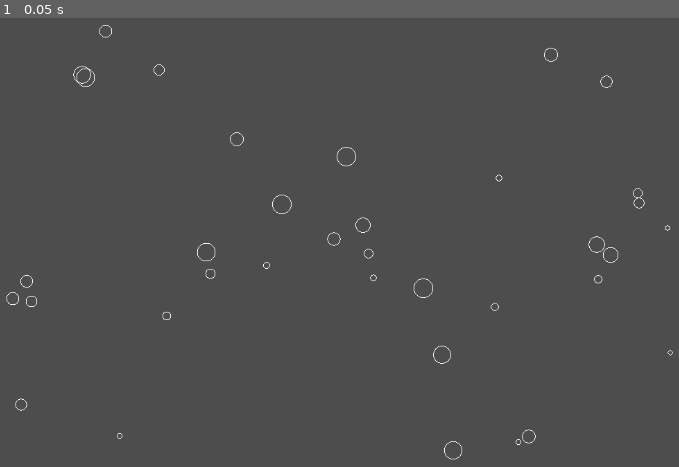
Above: before the commit, frame 1.
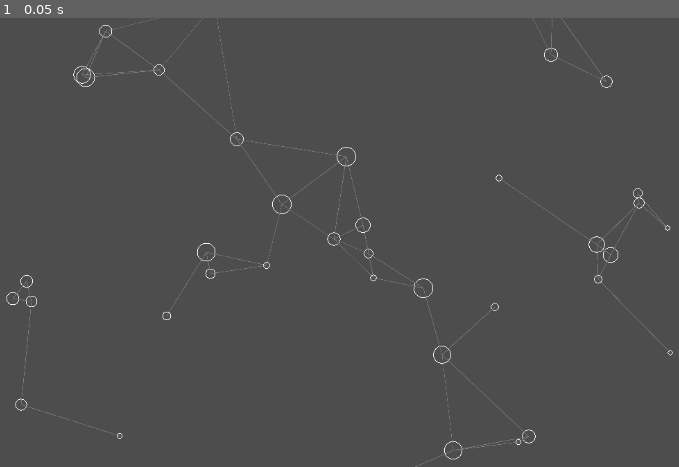
Above: after the commit, the same moment.

Repository: Trylobot/space_strategy_game
Game: Godot game, scene res://starfield.tscn
Two runs of this game, one before a commit and one after it. Both use one fixed random seed, a clock stepped at 60 frames per second and the inputs below.
Inputs:
- Up to frame 1 (0.05 s): no input

The runs differ from the first frame. In frame 1, 0.4% of the frame differs, in the area x 1-99%, y 0-100%.

Commit message:
added additional spacelanes for larger stars

Diff:
--- /dev/null
+++ b/spacelane.gd
@@ -0,0 +1,14 @@
+extends Sprite2D
+
+var s0
+var s1
+
+
+# Called when the node enters the scene tree for the first time.
+func _ready() -> void:
+	pass # Replace with function body.
+
+
+# Called every frame. 'delta' is the elapsed time since the previous frame.
+func _process(delta: float) -> void:
+	pass
--- /dev/null
+++ b/spacelane.tscn
@@ -0,0 +1,6 @@
+[gd_scene load_steps=2 format=3 uid="uid://7lpqbd0gjc4g"]
+
+[ext_resource type="Script" path="res://spacelane.gd" id="1_sk1ga"]
+
+[node name="Spacelane" type="Sprite2D"]
+script = ExtResource("1_sk1ga")
--- a/starfield.gd
+++ b/starfield.gd
@@ -12,9 +12,10 @@
 var default_font_size = ThemeDB.fallback_font_size
 
 @onready var star_scene = load("res://star.tscn")
+@onready var spacelane_scene = load("res://spacelane.tscn")
 
-var stars = []
-var star_lanes = []
+#var stars = []
+#var star_lanes = []
 
 func _ready():
 	randomize() # Seed the random number generator
@@ -25,11 +26,8 @@
 func _draw():
 	for star in $Starmap.get_children():
 		draw_circle( star.position, star.size, STAR_COLOR, false )
-	#for s in star_lanes:
-		#draw_line(stars[s.s0].position, stars[s.s1].position, STARLANE_COLOR, 0.25, true)
-	#for star in stars:
-		#draw_circle(star.position, star.size, STAR_COLOR, false)
-
+	for spacelane in $Spacelanes.get_children():
+		draw_line( $Starmap.get_child(spacelane.s0).position, $Starmap.get_child(spacelane.s1).position, STARLANE_COLOR, 0.25, true )
 	#draw_string(default_font, Vector2.ZERO, "0,0", HORIZONTAL_ALIGNMENT_LEFT, -1, default_font_size)
 	#draw_string(default_font, Vector2(-0.5 * MAP_WIDTH, -0.5 * MAP_HEIGHT), ",0", HORIZONTAL_ALIGNMENT_LEFT, -1, default_font_size)
 	pass
@@ -56,11 +54,24 @@
 			$Starmap.get_child(i).stars_by_distance.sort_custom(compare_star_distance)
 	for i in range(STARLANE_COUNT):
 		var s0_idx = randi() % STAR_COUNT
-		star_lanes.append({
-			"s0": s0_idx,
-			"s1": $Starmap.get_child(s0_idx).stars_by_distance[1].star_idx, # first star is always self with distance 0, closest neighbor should be position 1
-		})
-
+		var s0 = $Starmap.get_child(s0_idx)
+		# first star is always self with distance 0, closest neighbor should be position 1, etc
+		var spacelane
+		if s0.size >= 3:
+			spacelane = spacelane_scene.instantiate()
+			spacelane.s0 = s0_idx
+			spacelane.s1 = $Starmap.get_child(s0_idx).stars_by_distance[1].star_idx
+			$Spacelanes.add_child(spacelane)
+		if s0.size >= 6:
+			spacelane = spacelane_scene.instantiate()
+			spacelane.s0 = s0_idx
+			spacelane.s1 = $Starmap.get_child(s0_idx).stars_by_distance[2].star_idx
+			$Spacelanes.add_child(spacelane)
+		if s0.size >= 9:
+			spacelane = spacelane_scene.instantiate()
+			spacelane.s0 = s0_idx
+			spacelane.s1 = $Starmap.get_child(s0_idx).stars_by_distance[3].star_idx
+			$Spacelanes.add_child(spacelane)
 	pass
 
 func compare_star_distance(s0, s1):
--- a/starfield.tscn
+++ b/starfield.tscn
@@ -12,3 +12,5 @@
 script = ExtResource("2_nnt7t")
 
 [node name="Starmap" type="Node" parent="Starfield"]
+
+[node name="Spacelanes" type="Node" parent="Starfield"]
